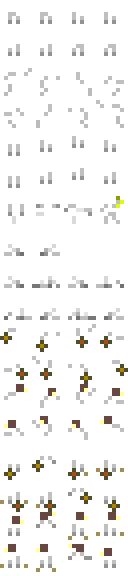
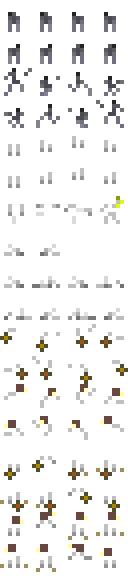
Layers edited between the first and the second w=128, h=576 image:
added layer "Suit_armor" above "Suit_camo" over [4, 12, 124, 128]
